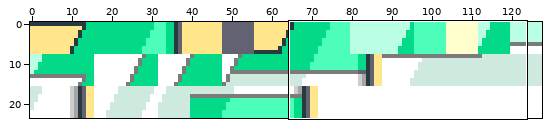
Sprite sheet -- graphics/bag/test_bag_menu.png. Above, an overview of the earlier version with the close-up marked.
Close-up. Before the edit:
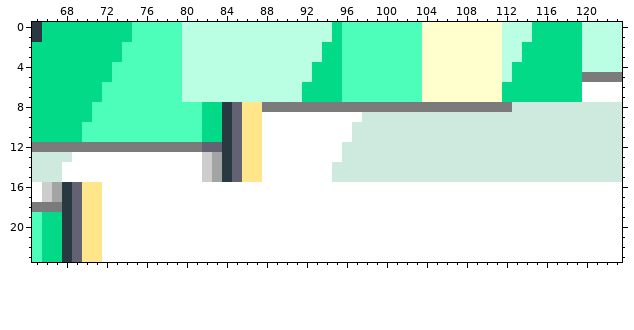
The file is 128x24 pixels. Colours within 5 levels of each other are drawn and written as one. Shown: x 65..123, y 0..23.
The same view after the edit:
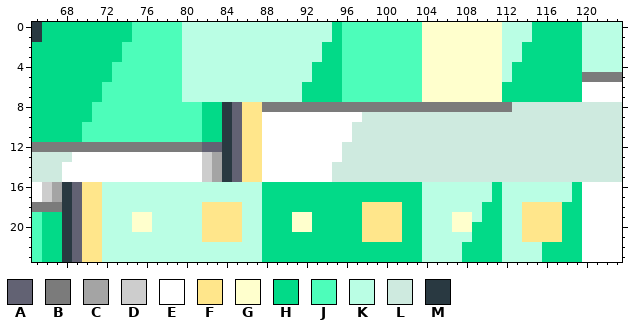
Palette (. is transparent): A #626273  B #7b7b7b  C #a4a4a4  D #cdcdcd  E #ffffff  F #ffe68b  G #ffffcd  H #02da88  J #4dfdba  K #bafee4  L #ceeadf  M #293941
Commit message: restore pocket indicators with new tilemap & tileset
The edit:
Changed rows in their new state; - is an unchanged pixel.
first column x 72:
16 KKKKKKKKKKKKKKKKHHHHHHHHHHHHHHHHKKKKKKKHKKKKKKKH
17 KKKKKKKKKKKKKKKKHHHHHHHHHHHHHHHHKKKKKKKHKKKKKKKH
18 KKKKKKKKKKFFFFKKHHHHHHHHHHFFFFHHKKKKKKHHKKFFFFHH
19 KKKGGKKKKKFFFFKKHHHGGHHHHHFFFFHHKKKGGKHHKKFFFFHH
20 KKKGGKKKKKFFFFKKHHHGGHHHHHFFFFHHKKKGGHHHKKFFFFHH
21 KKKKKKKKKKFFFFKKHHHHHHHHHHFFFFHHKKKKKHHHKKFFFFHH
22 KKKKKKKKKKKKKKKKHHHHHHHHHHHHHHHHKKKKHHHHKKKKHHHH
23 KKKKKKKKKKKKKKKKHHHHHHHHHHHHHHHHKKKKHHHHKKKKHHHH
Where, in picture pixels (left, top, right, bottom), the same in both close-ups:
changed: (102, 182, 582, 262)
